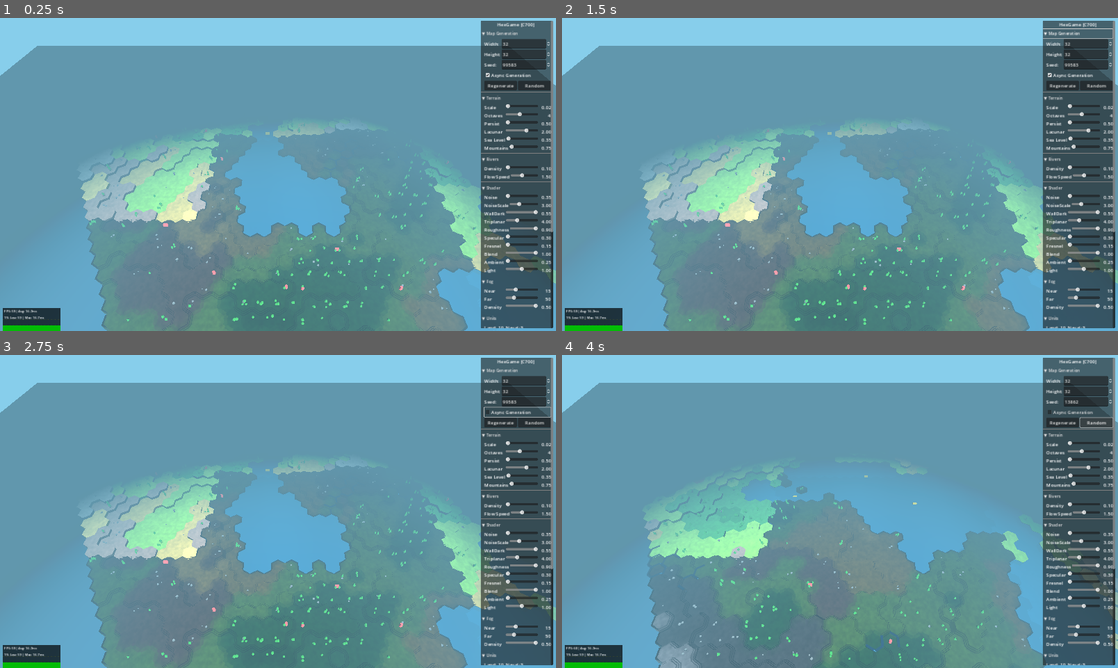
Above: before the commit, frames 1-4 (two rows, left to right).
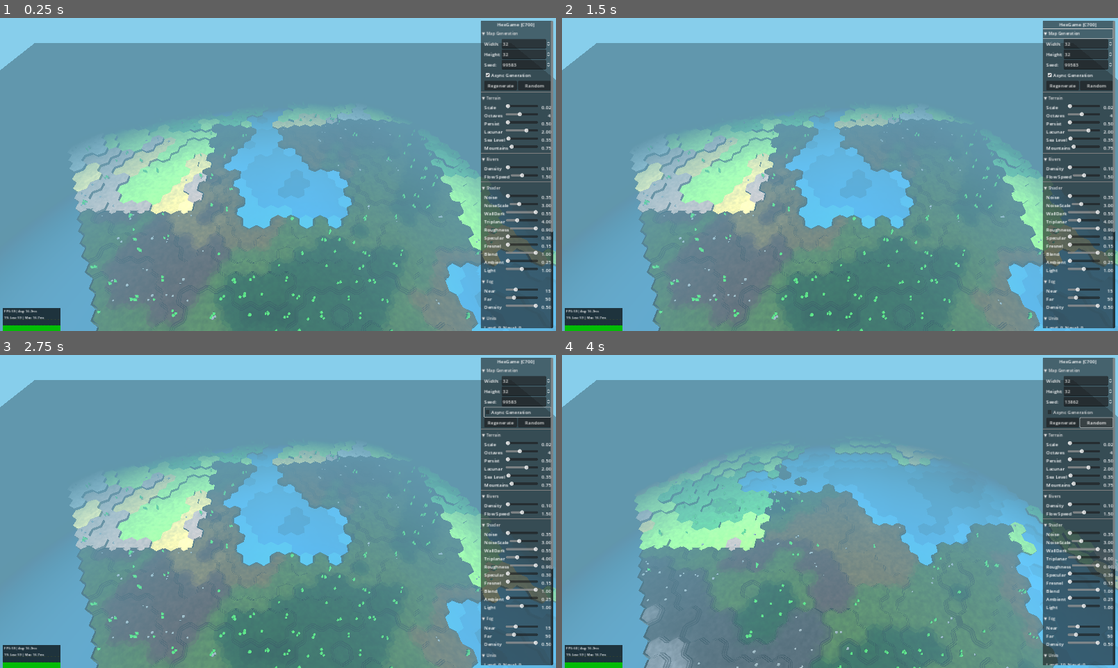
Above: after the commit, the same moments.

Repository: bobum/hexgame
Game: Godot game, scene res://scenes/main.tscn
The game is run twice, just before and just after one commit, with the same random seed, the same clock (stepped at 60 frames per second) and the same inputs.
Inputs:
- Up to frame 1 (0.25 s): no input
- Up to frame 2 (1.5 s): click "▼ Map Generation" at 0.5 s; click "▶ Map Generation" at 1.25 s
- Up to frame 3 (2.75 s): click "Async Generation" at 2 s
- Up to frame 4 (4 s): click "Regenerate" at 2.75 s; click "Random" at 3.5 s

The runs differ from the first frame. In frame 1, 15% of the frame differs, in the area x 0-100%, y 8-100%; in frame 2, 15%; in frame 3, 15%; in frame 4, 13%.
Error after the commit: Parse Error: Cannot find member "WATER_LEVEL" in base "HexMetrics". (res://src/rendering/chunked_river_renderer.gd:168)

Commit message:
Add sea level elevation system with proper coastline transitions
- Add LAND_MIN_ELEVATION constant (5) to separate water from land
- Water elevations 0-4, land elevations 5-13
- Update is_underwater() to use LAND_MIN_ELEVATION
- Fix water shader to cover all water cells (0-4) not just < SEA_LEVEL
- Raise water surface offset to 0.12 to prevent z-fighting at coastline
- Use roundi() for water elevation to ensure coastal cells get elevation 4
- This creates natural 1-level terrace transitions at all coastlines

Co-Authored-By: Claude Opus 4.5 <noreply@anthropic.com>

Diff:
--- a/godot/src/core/hex_cell.gd
+++ b/godot/src/core/hex_cell.gd
@@ -20,14 +20,15 @@
 
 
 ## Get world position of this cell's center
+## All cells render at their actual elevation
 func get_world_position() -> Vector3:
 	var coords = HexCoordinates.new(q, r)
 	return coords.to_world_position(elevation)
 
 
-## Check if this cell is underwater
+## Check if this cell is underwater (water is elevation 0-4, land is 5+)
 func is_underwater() -> bool:
-	return elevation < HexMetrics.WATER_LEVEL
+	return elevation < HexMetrics.LAND_MIN_ELEVATION
 
 
 ## Check if terrain is water type
--- a/godot/src/core/hex_metrics.gd
+++ b/godot/src/core/hex_metrics.gd
@@ -7,11 +7,12 @@
 const OUTER_RADIUS: float = 1.0  # Corner to center distance
 const INNER_RADIUS: float = OUTER_RADIUS * 0.866025404  # Edge to center (outer * sqrt(3)/2)
 
-# Elevation
+# Elevation - sea level system (no negative elevations)
 const ELEVATION_STEP: float = 0.4  # Height per elevation level
-const MAX_ELEVATION: int = 8
-const MIN_ELEVATION: int = -2
-const WATER_LEVEL: int = 0  # Sea level
+const MIN_ELEVATION: int = 0       # Ocean floor (deepest water)
+const SEA_LEVEL: int = 4           # Water surface elevation (water is 0-4)
+const LAND_MIN_ELEVATION: int = 5  # Minimum land elevation (always 1 above sea level)
+const MAX_ELEVATION: int = 13      # Highest land (8 levels above land min)
 
 # Terraces (Catlike Coding style)
 const TERRACES_PER_SLOPE: int = 2  # Number of flat terraces per slope
--- a/godot/src/generation/map_generator.gd
+++ b/godot/src/generation/map_generator.gd
@@ -88,12 +88,18 @@
 		var world_pos = cell.get_world_position()
 		var noise_val = (noise.get_noise_2d(world_pos.x, world_pos.z) + 1.0) / 2.0
 
-		# Convert to elevation
+		# Convert to elevation using sea level system
+		# Water: 0-4 (SEA_LEVEL), Land: 5-13 (LAND_MIN_ELEVATION to MAX_ELEVATION)
 		if noise_val < sea_level:
-			cell.elevation = HexMetrics.MIN_ELEVATION
+			# Underwater: elevation 0 to SEA_LEVEL (water is 0-4)
+			# Use roundi() so coastal water gets elevation 4, ensuring 1-level terrace to land
+			var normalized = noise_val / sea_level
+			cell.elevation = roundi(normalized * HexMetrics.SEA_LEVEL)
 		else:
+			# Land: elevation LAND_MIN_ELEVATION to MAX_ELEVATION (5-13)
 			var normalized = (noise_val - sea_level) / (1.0 - sea_level)
-			cell.elevation = int(normalized * HexMetrics.MAX_ELEVATION)
+			var land_range = HexMetrics.MAX_ELEVATION - HexMetrics.LAND_MIN_ELEVATION
+			cell.elevation = HexMetrics.LAND_MIN_ELEVATION + int(normalized * land_range)
 
 
 func _generate_moisture() -> void:
@@ -113,23 +119,26 @@
 
 
 func _get_biome(elevation: int, moisture: float) -> TerrainType.Type:
-	# Water
-	if elevation < HexMetrics.WATER_LEVEL:
-		if elevation < HexMetrics.WATER_LEVEL - 1:
-			return TerrainType.Type.OCEAN
-		return TerrainType.Type.COAST
+	# Water - below land minimum (elevation 0-4)
+	if elevation < HexMetrics.LAND_MIN_ELEVATION:
+		if elevation < HexMetrics.SEA_LEVEL - 2:
+			return TerrainType.Type.OCEAN  # Deep water (0-1)
+		return TerrainType.Type.COAST  # Shallow water (2-4)
+
+	# Height above land minimum for land biomes
+	var height_above_sea = elevation - HexMetrics.LAND_MIN_ELEVATION
 
 	# High elevation
-	if elevation >= 6:
+	if height_above_sea >= 6:
 		return TerrainType.Type.SNOW
-	if elevation >= 4:
+	if height_above_sea >= 4:
 		return TerrainType.Type.MOUNTAINS
 
 	# Land biomes based on moisture
 	if moisture < 0.2:
 		return TerrainType.Type.DESERT
 	elif moisture < 0.4:
-		if elevation >= 2:
+		if height_above_sea >= 2:
 			return TerrainType.Type.HILLS
 		return TerrainType.Type.SAVANNA
 	elif moisture < 0.6:
@@ -313,14 +322,20 @@
 			var x = (q + r * 0.5) * (HexMetrics.INNER_RADIUS * 2.0)
 			var z = r * (HexMetrics.OUTER_RADIUS * 1.5)
 
-			# Elevation from noise
+			# Elevation from noise - using sea level system
+			# Water: 0-4 (SEA_LEVEL), Land: 5-13 (LAND_MIN_ELEVATION to MAX_ELEVATION)
 			var noise_val = (elev_noise.get_noise_2d(x, z) + 1.0) / 2.0
 			var elevation: int
 			if noise_val < sea_lvl:
-				elevation = HexMetrics.MIN_ELEVATION
+				# Underwater: elevation 0 to SEA_LEVEL (water is 0-4)
+				# Use roundi() so coastal water gets elevation 4, ensuring 1-level terrace to land
+				var normalized = noise_val / sea_lvl
+				elevation = roundi(normalized * HexMetrics.SEA_LEVEL)
 			else:
+				# Land: elevation LAND_MIN_ELEVATION to MAX_ELEVATION (5-13)
 				var normalized = (noise_val - sea_lvl) / (1.0 - sea_lvl)
-				elevation = int(normalized * HexMetrics.MAX_ELEVATION)
+				var land_range = HexMetrics.MAX_ELEVATION - HexMetrics.LAND_MIN_ELEVATION
+				elevation = HexMetrics.LAND_MIN_ELEVATION + int(normalized * land_range)
 
 			# Moisture from noise
 			var moisture = (moist_noise.get_noise_2d(x, z) + 1.0) / 2.0
@@ -344,23 +359,26 @@
 
 ## Static biome function for thread (avoids instance access)
 static func _get_biome_for_thread(elevation: int, moisture: float) -> int:
-	# Water
-	if elevation < HexMetrics.WATER_LEVEL:
-		if elevation < HexMetrics.WATER_LEVEL - 1:
-			return TerrainType.Type.OCEAN
-		return TerrainType.Type.COAST
+	# Water - below land minimum (elevation 0-4)
+	if elevation < HexMetrics.LAND_MIN_ELEVATION:
+		if elevation < HexMetrics.SEA_LEVEL - 2:
+			return TerrainType.Type.OCEAN  # Deep water (0-1)
+		return TerrainType.Type.COAST  # Shallow water (2-4)
+
+	# Height above land minimum for land biomes
+	var height_above_sea = elevation - HexMetrics.LAND_MIN_ELEVATION
 
 	# High elevation
-	if elevation >= 6:
+	if height_above_sea >= 6:
 		return TerrainType.Type.SNOW
-	if elevation >= 4:
+	if height_above_sea >= 4:
 		return TerrainType.Type.MOUNTAINS
 
 	# Land biomes based on moisture
 	if moisture < 0.2:
 		return TerrainType.Type.DESERT
 	elif moisture < 0.4:
-		if elevation >= 2:
+		if height_above_sea >= 2:
 			return TerrainType.Type.HILLS
 		return TerrainType.Type.SAVANNA
 	elif moisture < 0.6:
--- a/godot/src/rendering/chunked_water_renderer.gd
+++ b/godot/src/rendering/chunked_water_renderer.gd
@@ -5,7 +5,7 @@
 
 const CHUNK_SIZE: float = 16.0
 const MAX_RENDER_DISTANCE: float = 50.0  # Match terrain culling distance
-const WATER_LEVEL: float = -0.05  # Slightly below terrain to avoid z-fighting
+const WATER_SURFACE_OFFSET: float = 0.12  # Above terrain to cover hex tops cleanly
 const DEEP_COLOR: Color = Color(0.102, 0.298, 0.431)  # 0x1a4c6e
 const SHALLOW_COLOR: Color = Color(0.176, 0.545, 0.788)  # 0x2d8bc9
 
@@ -50,7 +50,7 @@
 	var chunk_cells: Dictionary = {}  # key -> Array of cells
 
 	for cell in grid.get_all_cells():
-		if cell.elevation < 0:  # Underwater
+		if cell.elevation < HexMetrics.LAND_MIN_ELEVATION:  # Underwater (0-4)
 			var chunk_coords = _get_cell_chunk_coords(cell)
 			var key = _get_chunk_key(chunk_coords.x, chunk_coords.y)
 
@@ -88,13 +88,16 @@
 	var st = SurfaceTool.new()
 	st.begin(Mesh.PRIMITIVE_TRIANGLES)
 	var corners = HexMetrics.get_corners()
+	# Water renders at sea level Y position
+	var water_y = HexMetrics.SEA_LEVEL * HexMetrics.ELEVATION_STEP + WATER_SURFACE_OFFSET
 
 	for cell in cells:
 		var center = cell.get_world_position()
-		center.y = WATER_LEVEL
+		center.y = water_y
 
-		# Color based on depth
-		var depth_factor = clampf(float(-cell.elevation) / 3.0, 0.0, 1.0)
+		# Color based on depth (distance below sea level)
+		var depth = HexMetrics.SEA_LEVEL - cell.elevation
+		var depth_factor = clampf(float(depth) / 3.0, 0.0, 1.0)
 		var color = SHALLOW_COLOR.lerp(DEEP_COLOR, depth_factor)
 
 		# Build hexagonal water surface
--- a/godot/src/rendering/water_renderer.gd
+++ b/godot/src/rendering/water_renderer.gd
@@ -3,7 +3,7 @@
 ## Renders water surface for underwater cells
 ## Matches web/src/rendering/WaterRenderer.ts
 
-const WATER_LEVEL: float = -0.05  # Slightly below terrain to avoid z-fighting
+const WATER_SURFACE_OFFSET: float = 0.12  # Above terrain to cover hex tops cleanly
 const DEEP_COLOR: Color = Color(0.102, 0.298, 0.431)  # 0x1a4c6e
 const SHALLOW_COLOR: Color = Color(0.176, 0.545, 0.788)  # 0x2d8bc9
 
@@ -15,16 +15,19 @@
 
 	var corners = HexMetrics.get_corners()
 	var water_cell_count = 0
+	# Water renders at sea level Y position
+	var water_y = HexMetrics.SEA_LEVEL * HexMetrics.ELEVATION_STEP + WATER_SURFACE_OFFSET
 
 	for cell in grid.get_all_cells():
-		if cell.elevation < 0:
+		if cell.elevation < HexMetrics.LAND_MIN_ELEVATION:  # Underwater (0-4)
 			water_cell_count += 1
 			var center = cell.get_world_position()
 			# Place water at fixed Y level (sea level)
-			center.y = WATER_LEVEL
+			center.y = water_y
 
-			# Color based on depth
-			var depth_factor = clampf(float(-cell.elevation) / 3.0, 0.0, 1.0)
+			# Color based on depth (distance below sea level)
+			var depth = HexMetrics.SEA_LEVEL - cell.elevation
+			var depth_factor = clampf(float(depth) / 3.0, 0.0, 1.0)
 			var color = SHALLOW_COLOR.lerp(DEEP_COLOR, depth_factor)
 
 			# Build hexagonal water surface
